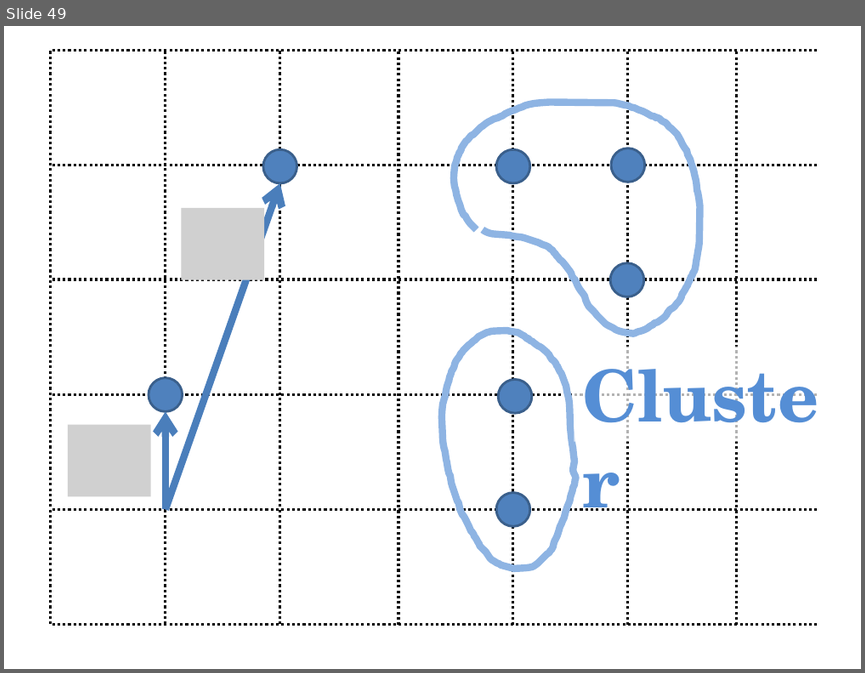
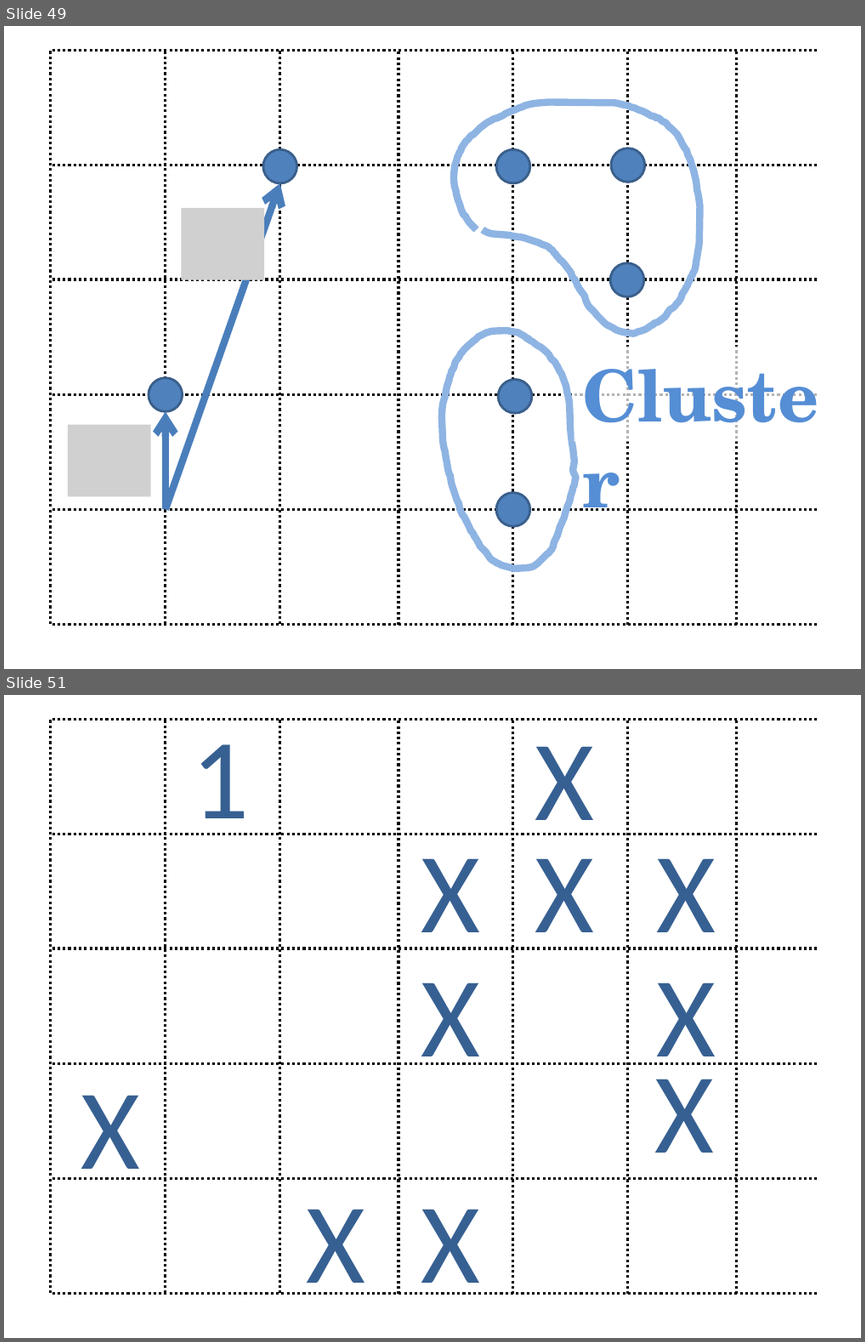
Before and after one commit to sophiahenckell/HIWI_Computersimulation, a slide deck: Bilder.pptx. Shown one above the other, each under a label of ours: slide 49 before the commit, slides 49 and 51 after it; the slides between them are not shown. The pictures are 865x673 and 865x1342 pixels, drawn with LibreOffice and Linux fonts; fonts in the diff are those of the drawing; grey boxes stand for pictures. Boxes give left, top, right and bottom in pixels: in the first picture for what was removed or moved away, otherwise in the second. Text is boxed around its words. In the diff, an @@ line names an element or a change of style, - is before the commit and + after.

```diff
--- a/Bilder.pptx
+++ b/Bilder.pptx
@@ slide 51 added at [4, 695, 861, 1338], background #FFFFFF @@
@@ line added from (817, 719) to (50, 719), #000000 2.25 pt dashed @@
@@ line added from (50, 1293) to (50, 720), #000000 2.25 pt dashed @@
@@ line added from (166, 1293) to (166, 720), #000000 2.25 pt dashed @@
@@ line added from (280, 1293) to (280, 720), #000000 2.25 pt dashed @@
@@ line added from (398, 1294) to (398, 720), #000000 2.25 pt dashed @@
@@ line added from (513, 1294) to (513, 720), #000000 2.25 pt dashed @@
@@ line added from (628, 1294) to (628, 720), #000000 2.25 pt dashed @@
@@ line added from (736, 1294) to (736, 720), #000000 2.25 pt dashed @@
@@ text added at [191, 744, 249, 835], 96 pt, text #376092 @@
+1
@@ text added at [535, 746, 595, 835], 96 pt, text #376092 @@
+X
@@ line added from (817, 834) to (50, 834), #000000 2.25 pt dashed @@
@@ text added at [420, 858, 480, 950], 96 pt, text #376092 @@
+X
@@ text added at [535, 858, 595, 950], 96 pt, text #376092 @@
+X
@@ text added at [657, 858, 716, 950], 96 pt, text #376092 @@
+X
@@ line added from (817, 948) to (50, 948), #000000 2.25 pt dashed @@
@@ text added at [420, 982, 480, 1065], 96 pt, text #376092 @@
+X
@@ text added at [657, 982, 716, 1083], 96 pt, text #376092 @@
+X
@@ line added from (817, 1063) to (50, 1063), #000000 2.25 pt dashed @@
@@ text added at [655, 1062, 715, 1179], 96 pt, text #376092 @@
+X
@@ text added at [80, 1095, 140, 1179], 96 pt, text #376092 @@
+X
@@ line added from (817, 1179) to (50, 1179), #000000 2.25 pt dashed @@
@@ text added at [306, 1208, 365, 1294], 96 pt, text #376092 @@
+X
@@ text added at [420, 1208, 480, 1294], 96 pt, text #376092 @@
+X
@@ line added from (817, 1293) to (50, 1293), #000000 2.25 pt dashed @@
```
Also in this commit, not shown: 6 other slides added, 5 other files.
